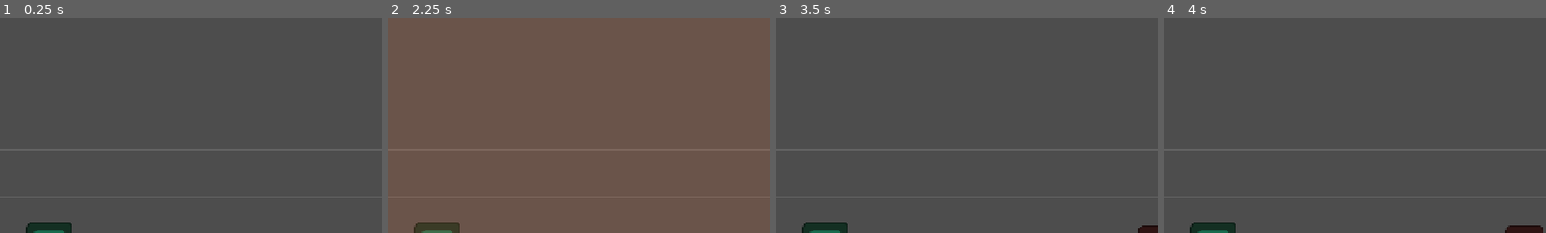
Above: before the commit, frames 1-4 (left to right).
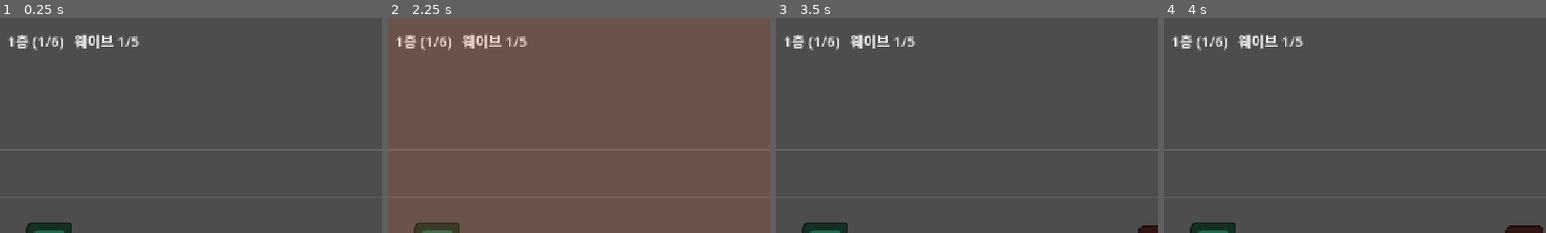
Above: after the commit, the same moments.

Repository: Sosorik/Sublike
Game: Godot game, scene res://scenes/battle/battle.tscn
Same seed, same stepped clock (60 frames per second), same inputs: the game is played once before the commit and once after it. The engine's default icon, where the game draws it, is replaced by a stand-in: a white triangle on a blue panel in a dark square.
Inputs:
- Up to frame 1 (0.25 s): no input
- Up to frame 2 (2.25 s): click "1. 격려" at 0.5 s; tap Enter at 1.25 s; tap R at 1.35 s; click "2. 화염 부여" at 2 s
- Up to frame 3 (3.5 s): hold A from 2.78 s (still down); tap R at 2.85 s
- Up to frame 4 (4 s): release A at 3.53 s; tap 1 at 3.6 s; tap R at 3.8 s
The pictures show only the part of the screen within x 40-90%, y 0-50%; the shares and areas given below are measured in that part.

The runs differ from the first frame. In frame 1, 1.0% of the frame differs, in the area x 2-37%, y 7-16%; in frame 2, 1.0%; in frame 3, 1.0%; in frame 4, 1.0%.

Commit message:
4주차: 층 진행 (6층) + 실패/리트라이
- run_state.gd — 층 진행, 난이도 계수, 런 강화 스택 관리
- floors.json 에 per_floor_curve (층당 난이도 상승)
- enemy_spawner: set_difficulty() 로 적 체력/스폰속도 반영
- battle.gd: 층 클리어 → 다음 층, 마지막 층 → 구간 클리어
- HUD: 층/웨이브 표시, 실패·클리어 결과판, R 로 리트라이

Co-Authored-By: Claude Opus 5 <noreply@anthropic.com>

Diff:
--- a/scenes/battle/battle.tscn
+++ b/scenes/battle/battle.tscn
@@ -10,12 +10,14 @@
 [ext_resource type="Script" path="res://scripts/combat/aida_skills.gd" id="8_skills"]
 [ext_resource type="PackedScene" path="res://scenes/ui/battle_hud.tscn" id="9_hud"]
 [ext_resource type="PackedScene" path="res://scenes/ui/cutin_layer.tscn" id="10_cutin"]
+[ext_resource type="Script" path="res://scripts/core/run_state.gd" id="11_run"]
 
-[node name="Battle" type="Node2D" node_paths=PackedStringArray("spawner", "party", "aida")]
+[node name="Battle" type="Node2D" node_paths=PackedStringArray("spawner", "party", "aida", "run_state")]
 script = ExtResource("1_battle")
 spawner = NodePath("EnemySpawner")
 party = NodePath("Party")
 aida = NodePath("Aida")
+run_state = NodePath("RunState")
 
 [node name="Enemies" type="Node2D" parent="."]
 
@@ -25,6 +27,9 @@
 
 [node name="Aida" type="Node2D" parent="."]
 script = ExtResource("7_aida")
+
+[node name="RunState" type="Node" parent="."]
+script = ExtResource("11_run")
 
 [node name="Party" type="Node" parent="." node_paths=PackedStringArray("units_root", "projectiles_root")]
 script = ExtResource("4_party")
@@ -43,9 +48,12 @@
 enemy_scene = ExtResource("2_enemy")
 enemies_root = NodePath("../Enemies")
 
-[node name="BattleHUD" parent="." node_paths=PackedStringArray("skills", "aida") instance=ExtResource("9_hud")]
+[node name="BattleHUD" parent="." node_paths=PackedStringArray("skills", "aida", "run_state", "spawner", "battle") instance=ExtResource("9_hud")]
 skills = NodePath("../AidaSkills")
 aida = NodePath("../Aida")
+run_state = NodePath("../RunState")
+spawner = NodePath("../EnemySpawner")
+battle = NodePath("..")
 
 [node name="CutinLayer" parent="." node_paths=PackedStringArray("skills", "aida") instance=ExtResource("10_cutin")]
 skills = NodePath("../AidaSkills")
--- a/scenes/ui/battle_hud.tscn
+++ b/scenes/ui/battle_hud.tscn
@@ -2,11 +2,15 @@
 
 [ext_resource type="Script" path="res://scripts/ui/battle_hud.gd" id="1_hud"]
 
-[node name="BattleHUD" type="CanvasLayer" node_paths=PackedStringArray("slots_box", "auto_cast_box", "hp_bar")]
+[node name="BattleHUD" type="CanvasLayer" node_paths=PackedStringArray("slots_box", "auto_cast_box", "hp_bar", "status_label", "result_panel", "result_label", "retry_button")]
 script = ExtResource("1_hud")
 slots_box = NodePath("Root/Slots")
 auto_cast_box = NodePath("Root/AutoCast")
 hp_bar = NodePath("Root/AidaHP")
+status_label = NodePath("Root/Status")
+result_panel = NodePath("Root/Result")
+result_label = NodePath("Root/Result/Text")
+retry_button = NodePath("Root/Result/Retry")
 
 [node name="Root" type="Control" parent="."]
 layout_mode = 3
@@ -56,3 +60,70 @@
 grow_horizontal = 0
 grow_vertical = 0
 text = "자동 시전 (A)"
+
+[node name="Status" type="Label" parent="Root"]
+layout_mode = 1
+anchors_preset = 5
+anchor_left = 0.5
+anchor_right = 0.5
+offset_left = -180.0
+offset_top = 20.0
+offset_right = 180.0
+offset_bottom = 56.0
+grow_horizontal = 2
+mouse_filter = 2
+theme_override_font_sizes/font_size = 24
+horizontal_alignment = 1
+
+[node name="Result" type="Control" parent="Root"]
+visible = false
+layout_mode = 1
+anchors_preset = 8
+anchor_left = 0.5
+anchor_top = 0.5
+anchor_right = 0.5
+anchor_bottom = 0.5
+offset_left = -260.0
+offset_top = -140.0
+offset_right = 260.0
+offset_bottom = 140.0
+grow_horizontal = 2
+grow_vertical = 2
+
+[node name="Bg" type="ColorRect" parent="Root/Result"]
+anchors_preset = 15
+anchor_right = 1.0
+anchor_bottom = 1.0
+grow_horizontal = 2
+grow_vertical = 2
+mouse_filter = 2
+color = Color(0.05, 0.06, 0.09, 0.9)
+
+[node name="Text" type="Label" parent="Root/Result"]
+anchors_preset = 15
+anchor_right = 1.0
+anchor_bottom = 1.0
+offset_top = 40.0
+offset_bottom = -100.0
+grow_horizontal = 2
+grow_vertical = 2
+mouse_filter = 2
+theme_override_font_sizes/font_size = 34
+text = "결과"
+horizontal_alignment = 1
+vertical_alignment = 1
+
+[node name="Retry" type="Button" parent="Root/Result"]
+anchors_preset = 7
+anchor_left = 0.5
+anchor_top = 1.0
+anchor_right = 0.5
+anchor_bottom = 1.0
+offset_left = -110.0
+offset_top = -80.0
+offset_right = 110.0
+offset_bottom = -28.0
+grow_horizontal = 2
+grow_vertical = 0
+theme_override_font_sizes/font_size = 22
+text = "다시 시작 (R)"
--- a/scripts/core/battle.gd
+++ b/scripts/core/battle.gd
@@ -1,9 +1,12 @@
 extends Node2D
 
-## 전투 씬 루트.
+## 전투 씬 루트. 층 진행을 지휘한다.
 ##
-## 스폰은 EnemySpawner 가 전담한다. 여기서는 진행 상황 로그와 레인 안내선만 담당한다.
-## 아이다 HP / 실패 처리는 2주차 마지막 항목.
+## 스폰은 EnemySpawner, 편성은 Party, 진행 상태는 RunState 가 맡는다.
+## 여기서는 그것들을 이어 붙이고 층을 넘긴다.
+##
+## 층 클리어 → 다음 층. 마지막 층까지 끝나면 구간 클리어.
+## 아이다가 쓰러지면 실패 — 스폰을 멈추고 리트라이를 기다린다.
 
 ## 인스펙터에서 EnemySpawner 노드를 연결한다.
 @export var spawner: Node
@@ -13,6 +16,9 @@
 
 ## 인스펙터에서 Aida 노드를 연결한다.
 @export var aida: Aida
+
+## 인스펙터에서 RunState 노드를 연결한다.
+@export var run_state: RunState
 
 ## 레인 안내선을 그린다. 좌표 확인용 임시 표시. 완성 전 끈다.
 @export var debug_draw: bool = true
@@ -39,6 +45,13 @@
 	aida.hp_changed.connect(_on_aida_hp_changed)
 	aida.died.connect(_on_aida_died)
 
+	if run_state == null:
+		push_error("Battle: run_state 가 비어 있다. 인스펙터에서 RunState 를 연결할 것.")
+		return
+	run_state.segment_cleared.connect(_on_segment_cleared)
+	# 자식들이 다 준비된 뒤 첫 층을 연다.
+	_start_floor.call_deferred()
+
 
 func _on_party_placed(units: Array) -> void:
 	print("편성 완료 — 가신 %d명" % units.size())
@@ -61,11 +74,16 @@
 
 
 func _on_aida_died() -> void:
-	print("=== 실패 — 아이다 쓰러짐. 웨이브 %d 진행 중, 처치 %d ===" % [
-		spawner.get_wave_number(), spawner.get_killed_count()
+	print("=== 실패 — %d층 웨이브 %d 에서 아이다 쓰러짐 (처치 %d) ===" % [
+		run_state.current_floor(), spawner.get_wave_number(), spawner.get_killed_count()
 	])
 	spawner.stop()
-	# 리트라이는 4주차 "실패 / 리트라이" 항목이다.
+
+
+## 판을 처음부터 다시. 씬을 통째로 다시 읽는 게 가장 확실하다 —
+## 쓰러진 가신, 남은 적, 풀 상태, 버프까지 전부 초기화된다.
+func retry() -> void:
+	get_tree().reload_current_scene()
 
 
 func _on_wave_started(wave_number: int, total_waves: int, enemy_count: int) -> void:
@@ -76,8 +94,28 @@
 	print("웨이브 %d 클리어 — 누적 처치 %d" % [wave_number, spawner.get_killed_count()])
 
 
+## 이번 층의 난이도를 스포너에 넣고 웨이브를 시작한다.
+func _start_floor() -> void:
+	run_state.announce()
+	spawner.set_difficulty(run_state.enemy_hp_mult(), run_state.spawn_rate_mult())
+	print("─── %d층 (%d/%d) 시작 — 적 체력 ×%.2f, 스폰 ×%.2f%s" % [
+		run_state.current_floor(), run_state.floor_position(), run_state.total_floors(),
+		run_state.enemy_hp_mult(), run_state.spawn_rate_mult(),
+		"  [보스층]" if run_state.is_boss_floor() else ""
+	])
+	spawner.start()
+
+
 func _on_floor_cleared() -> void:
-	print("층 클리어 — 강화 3택은 4주차 항목")
+	print("%d층 클리어 — 처치 %d" % [run_state.current_floor(), spawner.get_killed_count()])
+	# 강화 3택은 다음 항목. 지금은 곧바로 다음 층으로 넘어간다.
+	if run_state.advance():
+		_start_floor()
+
+
+func _on_segment_cleared() -> void:
+	print("=== 구간 클리어 — %d층 전부 돌파 ===" % run_state.total_floors())
+	spawner.stop()
 
 
 ## 레인 안내선. 좌표가 문서와 맞는지 눈으로 확인하기 위한 임시 표시.
--- a/scripts/core/enemy_spawner.gd
+++ b/scripts/core/enemy_spawner.gd
@@ -30,7 +30,8 @@
 @export var prewarm_count: int = 24
 
 ## false 면 start() 를 직접 불러야 시작한다.
-@export var auto_start: bool = true
+## 층 진행이 붙은 뒤로는 Battle 이 층마다 start() 를 부른다.
+@export var auto_start: bool = false
 
 ## 스폰 한 마리마다 로그를 찍는다. 검증할 때만 켠다.
 @export var verbose: bool = false
@@ -53,6 +54,10 @@
 var _lane_index: int = 0
 var _state: State = State.IDLE
 
+## 층 난이도. RunState 가 넣어 준다.
+var _hp_mult: float = 1.0
+var _rate_mult: float = 1.0
+
 
 func _ready() -> void:
 	if enemy_scene == null:
@@ -70,6 +75,14 @@
 		# 자식의 _ready() 는 부모보다 먼저 돈다. 여기서 바로 시작하면
 		# 부모가 시그널을 연결하기 전에 1번 웨이브가 시작돼 wave_started 를 놓친다.
 		start.call_deferred()
+
+
+## 층 난이도를 넣는다. start() 전에 부른다.
+## 적 체력은 배수를 곱하고, 스폰 간격은 배수로 나눈다 (클수록 빨리 나온다).
+func set_difficulty(hp_mult: float, rate_mult: float) -> void:
+	_hp_mult = maxf(0.01, hp_mult)
+	_rate_mult = maxf(0.01, rate_mult)
+	_reload_rows()
 
 
 ## 1번 웨이브부터 시작한다.
@@ -151,7 +164,7 @@
 		return
 
 	var wave: Dictionary = _waves[_wave_index]
-	_interval = float(wave.get("spawn_interval", FALLBACK_INTERVAL))
+	_interval = float(wave.get("spawn_interval", FALLBACK_INTERVAL)) / _rate_mult
 	_queue = _build_queue(wave.get("entries", []) as Array)
 	_timer = 0.0
 	_state = State.SPAWNING
@@ -257,6 +270,15 @@
 	_intermission = float(pattern.get("intermission_sec", FALLBACK_INTERMISSION))
 	_max_alive = int(pattern.get("max_alive", FALLBACK_MAX_ALIVE))
 
+	_reload_rows()
+	return true
+
+
+## 적 데이터를 다시 읽어 층 난이도를 반영한다.
+## 원본이 아니라 복사본을 고치는 것이라 JSON 은 그대로다.
+func _reload_rows() -> void:
+	_rows.clear()
 	for id in DataLoader.ids(DataLoader.GROUP_ENEMIES):
-		_rows[id] = DataLoader.get_enemy(id)
-	return true
+		var row: Dictionary = DataLoader.get_enemy(id)
+		row["hp"] = float(row.get("hp", 1.0)) * _hp_mult
+		_rows[id] = row
--- a/scripts/ui/battle_hud.gd
+++ b/scripts/ui/battle_hud.gd
@@ -12,6 +12,19 @@
 
 ## 인스펙터에서 Aida 를 연결한다.
 @export var aida: Aida
+
+## 인스펙터에서 RunState / EnemySpawner / Battle 을 연결한다.
+@export var run_state: RunState
+@export var spawner: Node
+@export var battle: Node2D
+
+## 인스펙터에서 Status (Label) 를 연결한다. 층·웨이브 표시.
+@export var status_label: Label
+
+## 판이 끝났을 때 뜨는 판. 인스펙터에서 Result 계열을 연결한다.
+@export var result_panel: Control
+@export var result_label: Label
+@export var retry_button: Button
 
 ## 인스펙터에서 Slots (HBoxContainer) 를 연결한다.
 @export var slots_box: HBoxContainer
@@ -46,6 +59,19 @@
 	if auto_cast_box != null:
 		auto_cast_box.toggled.connect(_on_auto_cast_box_toggled)
 
+	if result_panel != null:
+		result_panel.visible = false
+	if retry_button != null:
+		retry_button.pressed.connect(_on_retry_pressed)
+
+	if run_state != null:
+		run_state.floor_changed.connect(_on_floor_changed)
+		run_state.segment_cleared.connect(_on_segment_cleared)
+	if spawner != null:
+		spawner.wave_started.connect(_on_wave_started)
+	aida.died.connect(_on_aida_died)
+	_refresh_status()
+
 
 func _unhandled_input(event: InputEvent) -> void:
 	if not (event is InputEventKey and event.pressed and not event.echo):
@@ -56,6 +82,9 @@
 		KEY_2: skills.try_use(1)
 		KEY_3: skills.try_use(2)
 		KEY_A: skills.toggle_auto_cast()
+		KEY_R:
+			if result_panel != null and result_panel.visible:
+				_on_retry_pressed()
 
 
 ## ---------------------------------------------------------------- 내부
@@ -114,6 +143,52 @@
 	skills.set_auto_cast(pressed)
 
 
+## ---------------------------------------------------------------- 진행 표시
+
+var _floor_text: String = ""
+var _wave_text: String = ""
+
+
+func _on_floor_changed(floor_number: int, position: int, total: int) -> void:
+	_floor_text = "%d층 (%d/%d)" % [floor_number, position, total]
+	_wave_text = ""
+	_refresh_status()
+
+
+func _on_wave_started(wave_number: int, total_waves: int, _count: int) -> void:
+	_wave_text = "웨이브 %d/%d" % [wave_number, total_waves]
+	_refresh_status()
+
+
+func _refresh_status() -> void:
+	if status_label == null:
+		return
+	status_label.text = _floor_text if _wave_text.is_empty() else "%s   %s" % [_floor_text, _wave_text]
+
+
+func _on_aida_died() -> void:
+	_show_result("실패
+아이다가 쓰러졌다")
+
+
+func _on_segment_cleared() -> void:
+	_show_result("구간 클리어
+%d층 전부 돌파" % run_state.total_floors())
+
+
+func _show_result(text: String) -> void:
+	if result_panel == null:
+		return
+	if result_label != null:
+		result_label.text = text
+	result_panel.visible = true
+
+
+func _on_retry_pressed() -> void:
+	if battle != null:
+		battle.retry()
+
+
 func _on_aida_hp_changed(hp: float, max_hp: float) -> void:
 	if hp_bar == null:
 		return
Not shown, changed: docs/PROGRESS.md
